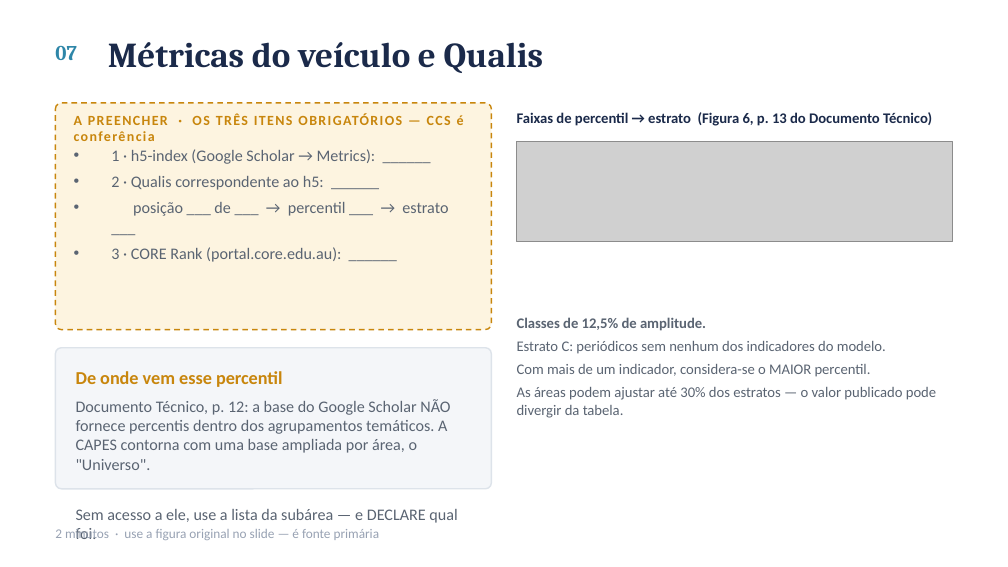
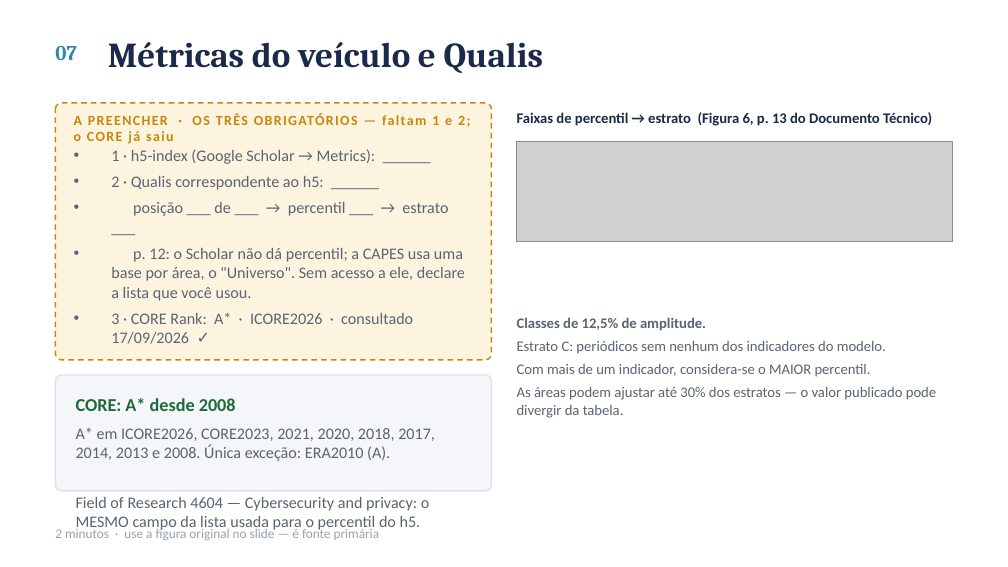
Before and after one commit to ClaudioAMF1/TCC, a slide deck: slide 8 of seminario/seminario-analise-de-artigo.pptx. Drawn at 1008x567 pixels with LibreOffice and Linux fonts; fonts in the diff are those of the drawing; grey boxes stand for pictures. Boxes give left, top, right and bottom in pixels: in the first picture for what was removed or moved away, otherwise in the second. Text is boxed around its words. In the diff, an @@ line names an element or a change of style, - is before the commit and + after.

```diff
--- a/seminario/seminario-analise-de-artigo.pptx
+++ b/seminario/seminario-analise-de-artigo.pptx
@@ rounded rectangle at box(55, 103, 492, 360): proportions changed @@
@@ rounded rectangle: place and size @@
-rounded rectangle at box(55, 103, 492, 330)
+rounded rectangle at box(55, 103, 492, 360)
@@ text at box(74, 113, 470, 144): text changed @@
-A PREENCHER · OS TRÊS ITENS OBRIGATÓRIOS — CCS é conferência
+A PREENCHER · OS TRÊS OBRIGATÓRIOS — faltam 1 e 2; o CORE já saiu
@@ text at box(111, 248, 465, 344): text changed @@
-• 3 · CORE Rank (portal.core.edu.au): ______
+• p. 12: o Scholar não dá percentil; a CAPES usa uma base por área, o "Universo". Sem acesso a ele, declare a lista que você usou.
+• 3 · CORE Rank: A* · ICORE2026 · consultado 17/09/2026 ✓
@@ rounded rectangle: place and size @@
-rounded rectangle at box(55, 348, 492, 489)
+rounded rectangle at box(55, 375, 492, 491)
@@ rounded rectangle at box(55, 375, 492, 491): proportions changed @@
@@ text at box(76, 398, 236, 411): text changed; text colour #C8860D to #1E6B3A @@
-De onde vem esse percentil
+CORE: A* desde 2008
@@ text at box(76, 428, 435, 533): text changed @@
-Documento Técnico, p. 12: a base do Google Scholar NÃO fornece percentis dentro dos agrupamentos temáticos. A CAPES contorna com uma base ampliada por área, o "Universo".
-Sem acesso a ele, use a lista da subárea — e DECLARE qual foi.
+A* em ICORE2026, CORE2023, 2021, 2020, 2018, 2017, 2014, 2013 e 2008. Única exceção: ERA2010 (A).
+Field of Research 4604 — Cybersecurity and privacy: o MESMO campo da lista usada para o percentil do h5.
```
Also in this commit, not shown: 3 other files.
